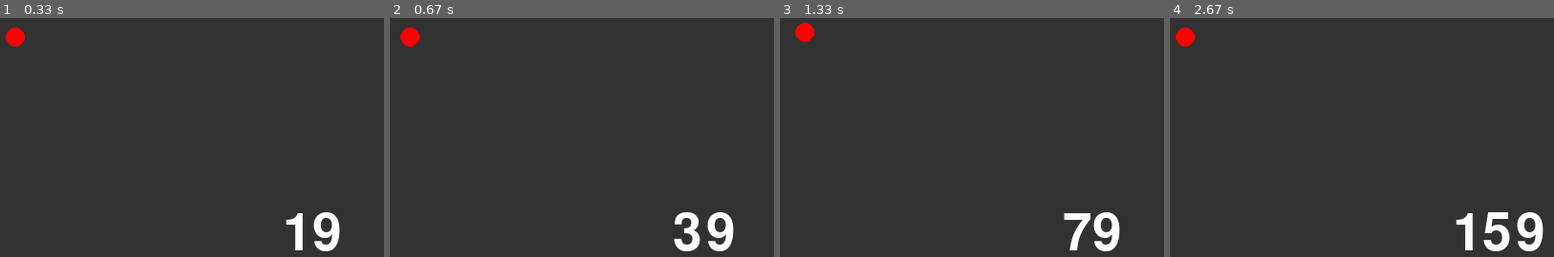
Above: before the commit, frames 1-4 (left to right).
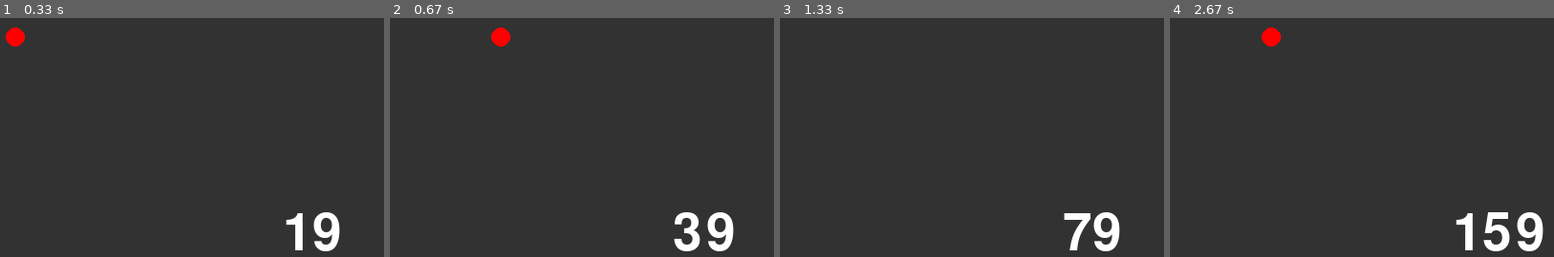
Above: after the commit, the same moments.

Repository: c0a2403350/ProjExd_1
Game: pygame game, started from pygame_system.py
The game is run twice, just before and just after one commit, with the same random seed, the same clock (stepped at 60 frames per second) and the same inputs.
Inputs:
- Up to frame 1 (0.33 s): no input
- Up to frame 2 (0.67 s): hold Right from 0.33 s (still down)
- Up to frame 3 (1.33 s): release Right at 0.8 s; hold Up 0.83-1.13 s; hold Right from 1.17 s (still down)
- Up to frame 4 (2.67 s): release Right at 1.63 s; hold Left 1.67-2.2 s; hold Down 2.23-2.53 s; hold Left from 2.57 s (still down)

Frame 1 is identical in both runs. In frame 2, 0.6% of the frame differs, in the area x 2-32%, y 3-12%; in frame 3, 0.3%; in frame 4, 0.6%.

Commit message:
長押しに対しての反応を追加

Diff:
--- a/pygame_system.py
+++ b/pygame_system.py
@@ -21,14 +21,15 @@
     x = 10
     y = 10
     while True:
+        pressed_key = pg.key.get_pressed()
+        if pressed_key[K_ESCAPE]: pg.quit()
+        if pressed_key[K_RIGHT]: x += 5
+        if pressed_key[K_LEFT]: x -= 5
+        if pressed_key[K_UP]: y -= 5
+        if pressed_key[K_DOWN]: y += 5
+
         for event in pg.event.get():
             if event.type == pg.QUIT: return
-            pressed_key = pg.key.get_pressed()
-            if pressed_key[K_ESCAPE]: pg.quit()
-            if pressed_key[K_RIGHT]: x += 5
-            if pressed_key[K_LEFT]: x -= 5
-            if pressed_key[K_UP]: y -= 5
-            if pressed_key[K_DOWN]: y += 5
 
         txt = font.render(str(tmr), True, (255, 255, 255))
         screen.fill((50, 50, 50))
